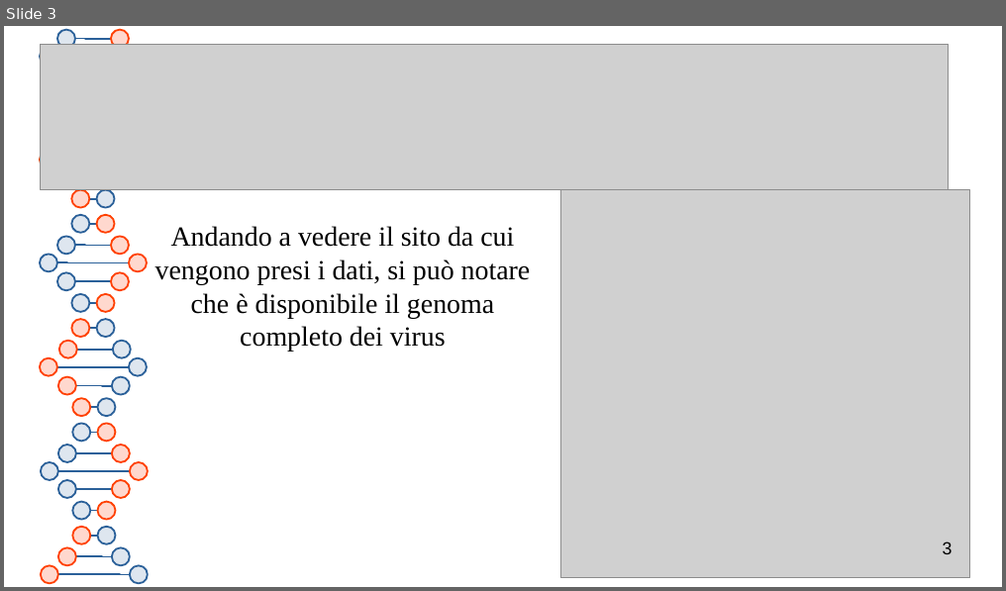
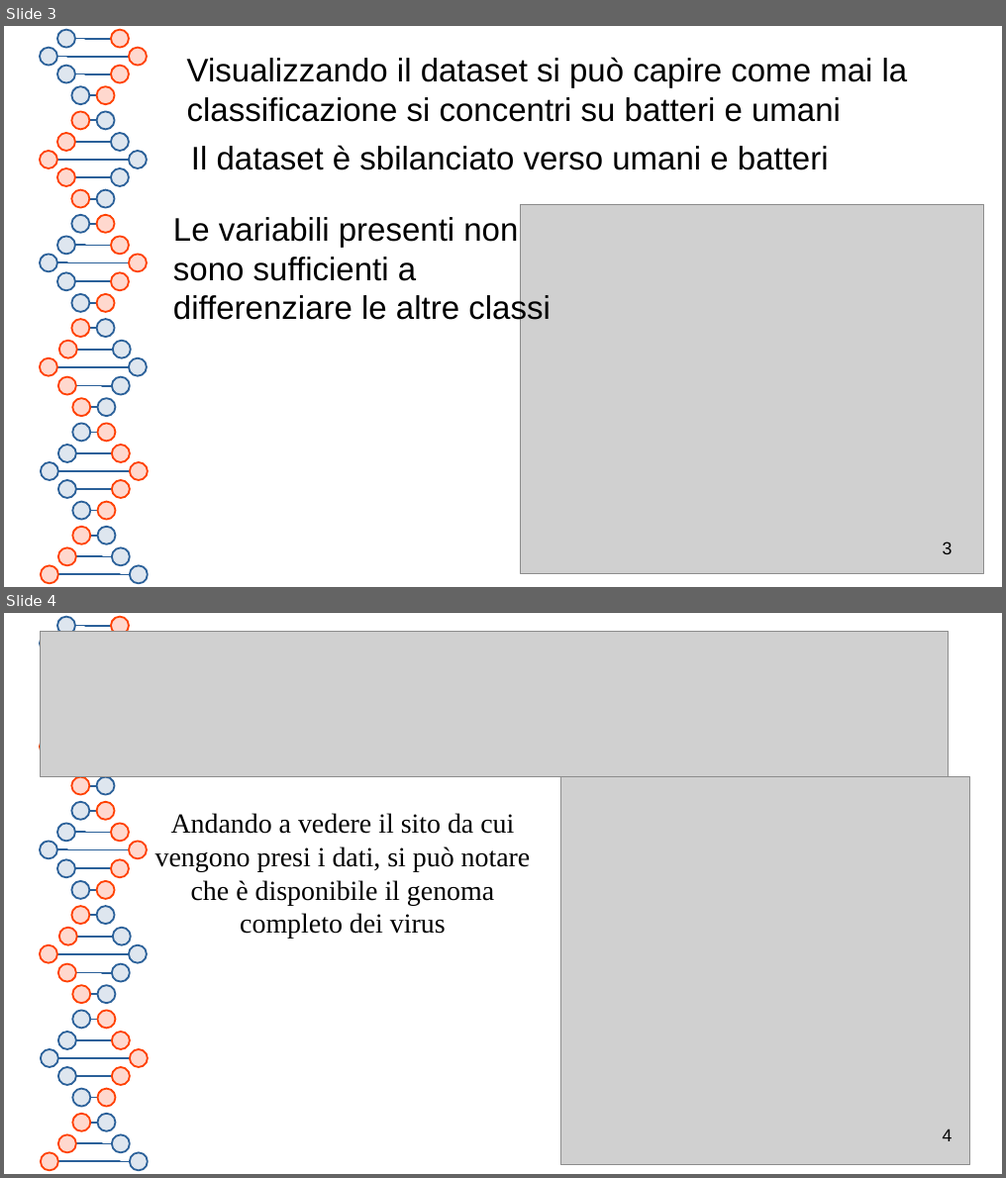
Before and after one commit to MT886505/IA-2022-2023, a slide deck: MT886505.odp. Shown one above the other, each under a label of ours: slide 3 before the commit, slides 3 and 4 after it. The pictures are 1006x591 and 1006x1178 pixels, drawn with LibreOffice and Linux fonts; fonts in the diff are those of the drawing; grey boxes stand for pictures. Boxes give left, top, right and bottom in pixels: in the first picture for what was removed or moved away, otherwise in the second. Text is boxed around its words. In the diff, an @@ line names an element or a change of style, - is before the commit and + after.

```diff
--- a/MT886505.odp
+++ b/MT886505.odp
@@ slide 3 added at [4,26,1002,587], background #FFFFFF; not listed: 62 template elements that a slide beside it also shows @@
@@ ellipse added at [129,48,148,66], fill #FFD8CE, outline #FF4000 1.42 pt @@
@@ elbow line added from (57, 57) to (129, 57), #2A6099 1.42 pt @@
@@ ellipse added at [57,65,75,83], fill #DEE6EF, outline #2A6099 1.42 pt @@
@@ elbow line added from (75, 74) to (111, 74), #2A6099 1.42 pt @@
@@ ellipse added at [111,65,129,83], fill #FFD8CE, outline #FF4000 1.42 pt @@
@@ text added at [187,57,908,122], 26 pt, text #000000 @@
+Visualizzando il dataset si può capire come mai la classificazione si concentri su batteri e umani
@@ ellipse added at [72,86,90,105], fill #DEE6EF, outline #2A6099 1.42 pt @@
@@ ellipse added at [72,112,90,130], fill #FFD8CE, outline #FF4000 1.42 pt @@
@@ elbow line added from (89, 95) to (96, 95), #2A6099 1.42 pt @@
@@ ellipse added at [96,86,115,105], fill #FFD8CE, outline #FF4000 1.42 pt @@
@@ ellipse added at [96,112,115,130], fill #DEE6EF, outline #2A6099 1.42 pt @@
@@ ellipse added at [57,133,75,151], fill #FFD8CE, outline #FF4000 1.42 pt @@
@@ elbow line added from (111, 142) to (75, 142), #2A6099 1.42 pt @@
@@ elbow line added from (89, 120) to (96, 120), #2A6099 1.42 pt @@
@@ ellipse added at [111,133,129,151], fill #DEE6EF, outline #2A6099 1.42 pt @@
@@ elbow line added from (129, 160) to (57, 160), #2A6099 1.42 pt @@
@@ ellipse added at [57,170,75,187], fill #FFD8CE, outline #FF4000 1.42 pt @@
@@ ellipse added at [111,170,129,187], fill #DEE6EF, outline #2A6099 1.42 pt @@
@@ ellipse added at [129,151,148,170], fill #DEE6EF, outline #2A6099 1.42 pt @@
@@ text added at [191,145,829,171], 26 pt, text #000000 @@
+Il dataset è sbilanciato verso umani e batteri
@@ elbow line added from (111, 177) to (75, 177), #2A6099 1.42 pt @@
@@ text added at [173,217,550,326], 26 pt, text #000000 @@
+Le variabili presenti non sono sufficienti a differenziare le altre classi
@@ picture added at [521,204,985,573] @@
@@ page number added at [943,542,952,555], 14 pt, text #000000 @@
+3
@@ what was slide 3 is now slide 4 @@
@@ page number at [943,1129,952,1142]: text changed @@
-3
+4
```
Also in this commit, not shown: 8 slides changed, 2 other slides added, 1 other file.
